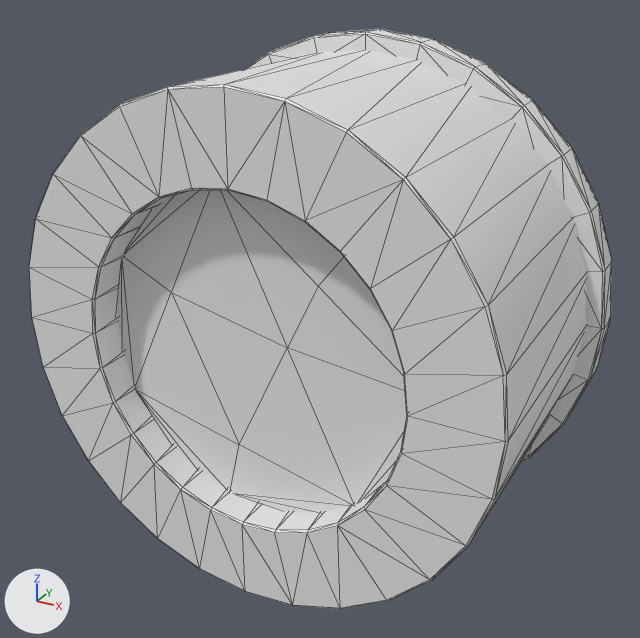
A saved change to the OBJ model Assets/Resources/Models/Ricochet_M3/eject_drum.obj.
The view is the same before and after, from a 50 mm lens placed at (0.1431, 0.3946, 0.5519), pointed at (0.0016, 0.652, 0.4232). The axes (+X, +Y, +Z) are drawn at lower left. The lights are the same throughout. The picture after the commit comes second. Mesh edges are drawn as thin lines. Where no turn or scale is listed for an object, it has been applied to the vertices. Vertices at exactly the same position are counted once.

The first picture shows 'eject_drum'.
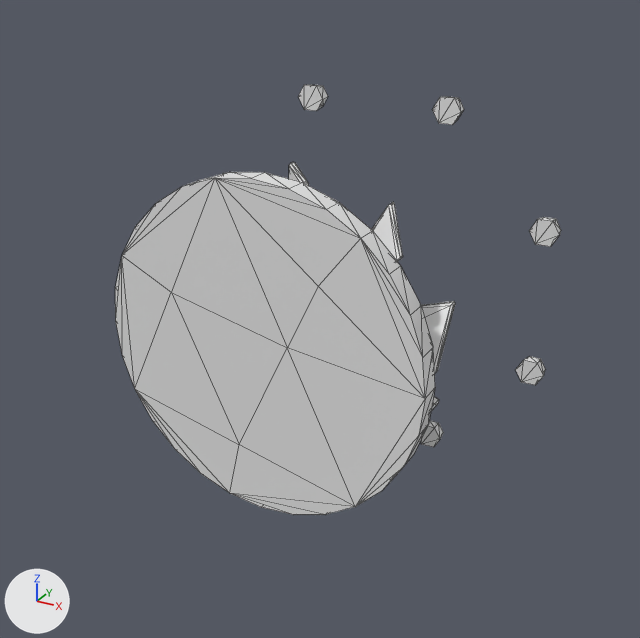
What differs and where, as boxes (x1, y1, x2, y2) in the pictures (640 x 638 px):
'eject_drum', reshaped (23% narrower, 26% shorter): before (29, 29, 612, 609); after (115, 85, 561, 515)
part 1 of me_eject_drum, deleted: before (29, 50, 587, 609)
part 2 of me_eject_drum, deleted (mostly hidden): before (245, 29, 612, 462)

What the commit changed:
me_eject_drum is used by ob_eject_drum; location (0.0, 0.0, 0.0).
me_eject_drum had 826 vertices, 1576 faces and spanned x -0.094..0.094, y 0.6..0.704, z 0.331..0.519.
me_eject_drum now has 378 vertices, 680 faces and spans x -0.073..0.073, y 0.612..0.704, z 0.353..0.497.
me_eject_drum part 1: the loose piece of 224 vertices spanning x -0.088..0.088, y 0.6..0.7, z 0.337..0.513 is deleted.
me_eject_drum part 2: the loose piece of 224 vertices spanning x -0.094..0.094, y 0.688..0.7, z 0.331..0.519 is deleted.
